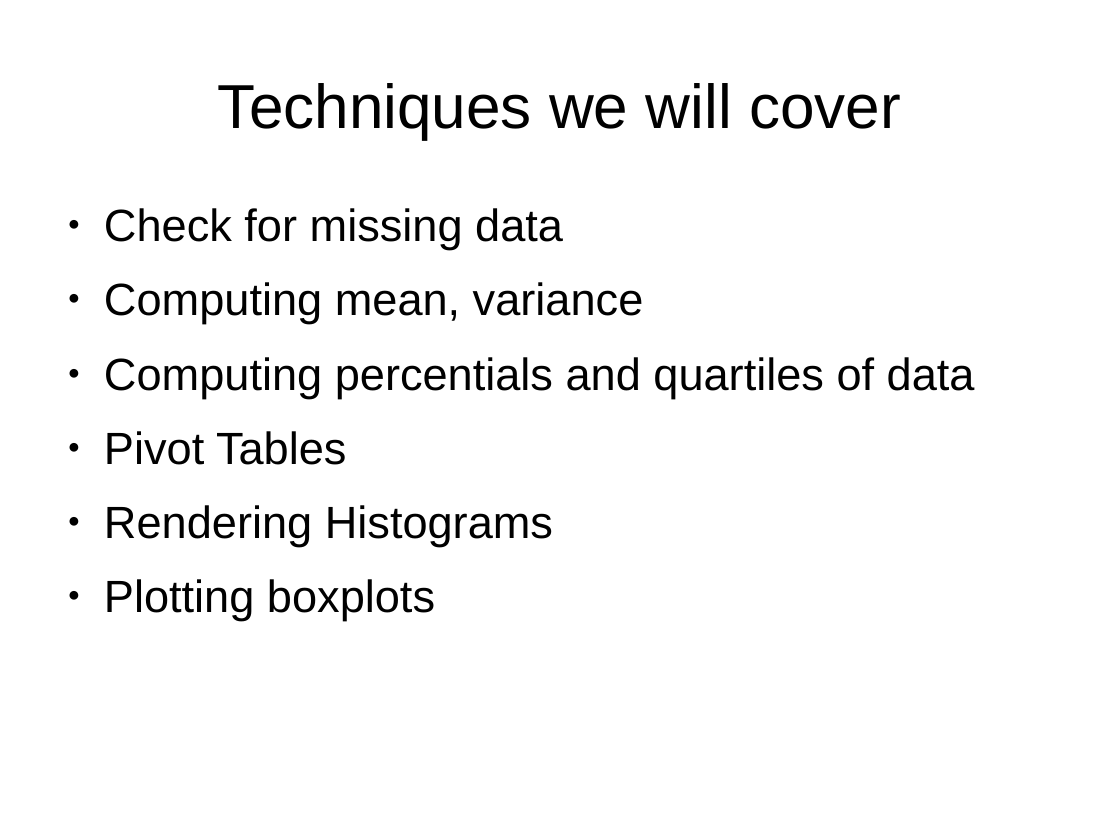
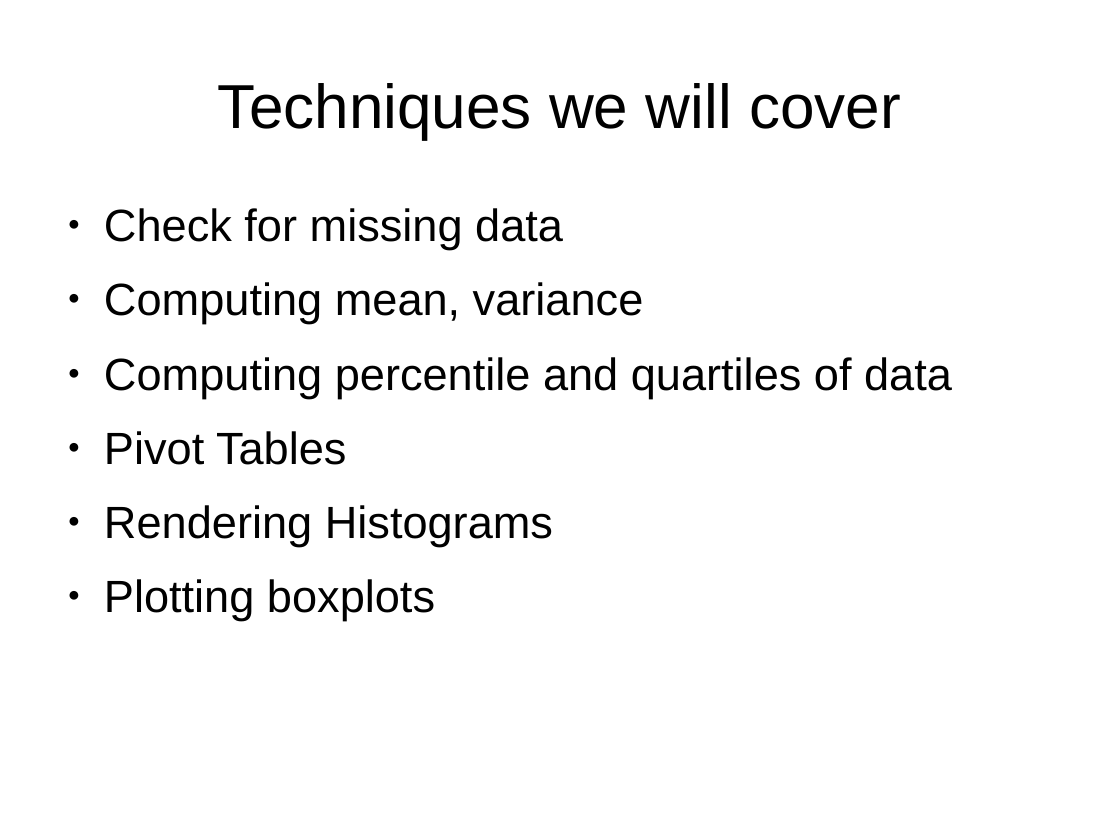
Before and after one commit to ashleysmart/mlgym, a slide deck: slide 9 of tuts/MLGym_Onboarding.odp. Drawn at 1120x840 pixels with LibreOffice and Linux fonts; fonts in the diff are those of the drawing. Boxes give left, top, right and bottom in pixels: in the first picture for what was removed or moved away, otherwise in the second. Text is boxed around its words. In the diff, an @@ line names an element or a change of style, - is before the commit and + after.

```diff
--- a/tuts/MLGym_Onboarding.odp
+++ b/tuts/MLGym_Onboarding.odp
@@ text at [104,357,952,398]: text changed @@
-● Computing percentials and quartiles of data
+● Computing percentile and quartiles of data
```
Also in this commit, not shown: 4 other slides changed, 3 other files.
